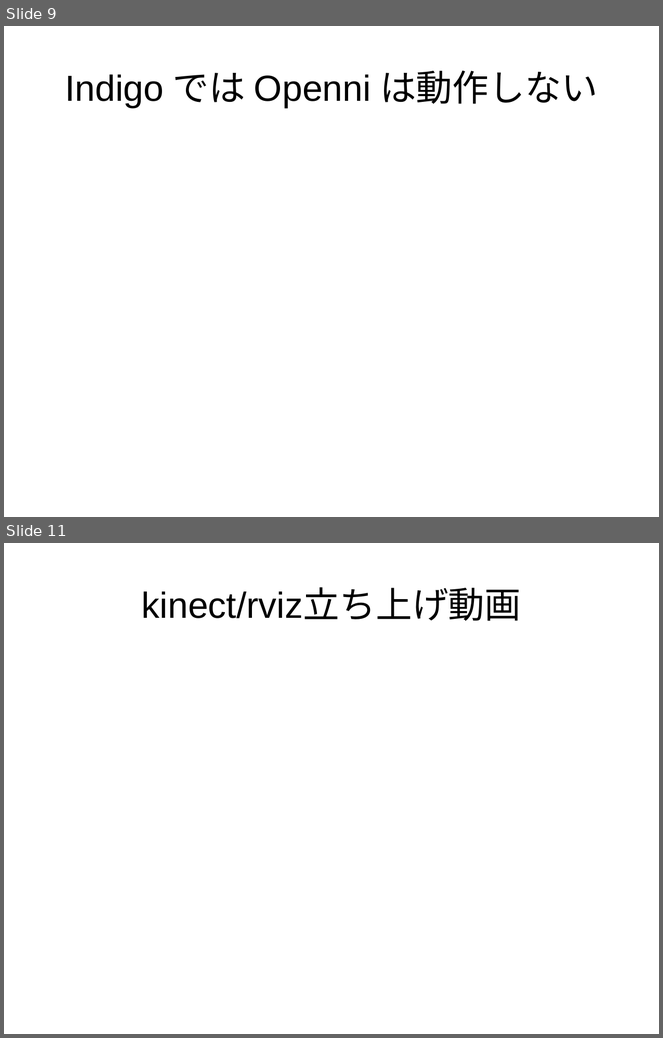
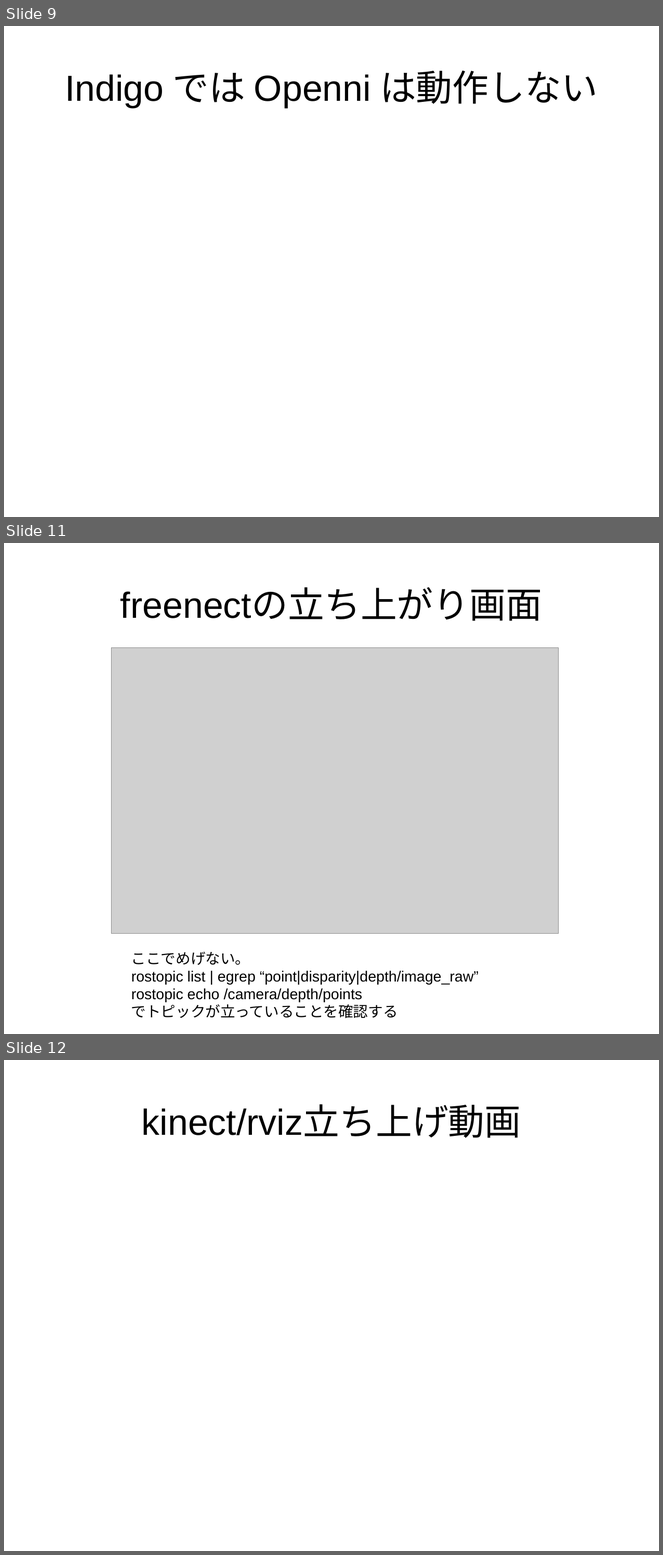
Before and after one commit to masakiyamamotobb/doc, a slide deck: Kinect_memo.odp. Shown one above the other, each under a label of ours: slides 9 and 11 before the commit, slides 9, 11 and 12 after it; the slides between them are not shown. The pictures are 663x1038 and 663x1555 pixels, drawn with LibreOffice and Linux fonts; fonts in the diff are those of the drawing; grey boxes stand for pictures; background and template pictures are left out. Boxes give left, top, right and bottom in pixels: in the first picture for what was removed or moved away, otherwise in the second. Text is boxed around its words. In the diff, an @@ line names an element or a change of style, - is before the commit and + after.

```diff
--- a/Kinect_memo.odp
+++ b/Kinect_memo.odp
@@ slide 11 added at (4, 543, 659, 1034), background #FFFFFF @@
@@ title added at (120, 589, 542, 621), 44 pt, text #000000 @@
+freenectの立ち上がり画面
@@ picture added at (112, 648, 559, 934) @@
@@ text added at (131, 952, 479, 1019), 18 pt, text #000000 @@
+ここでめげない。
+rostopic list | egrep “point|disparity|depth/image_raw”
+rostopic echo /camera/depth/points
+でトピックが立っていることを確認する
@@ what was slide 11 is now slide 12 @@
```
Also in this commit, not shown: 1 slide changed, 1 other slide added.
